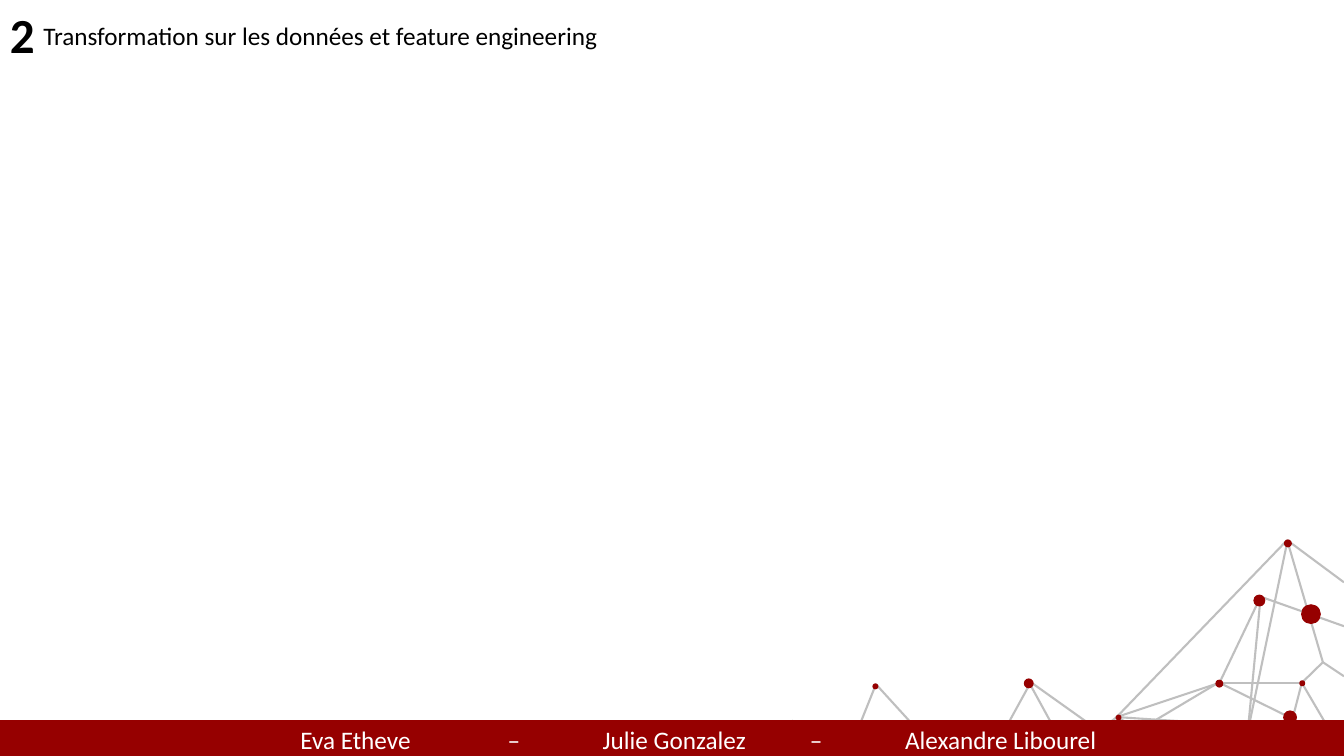
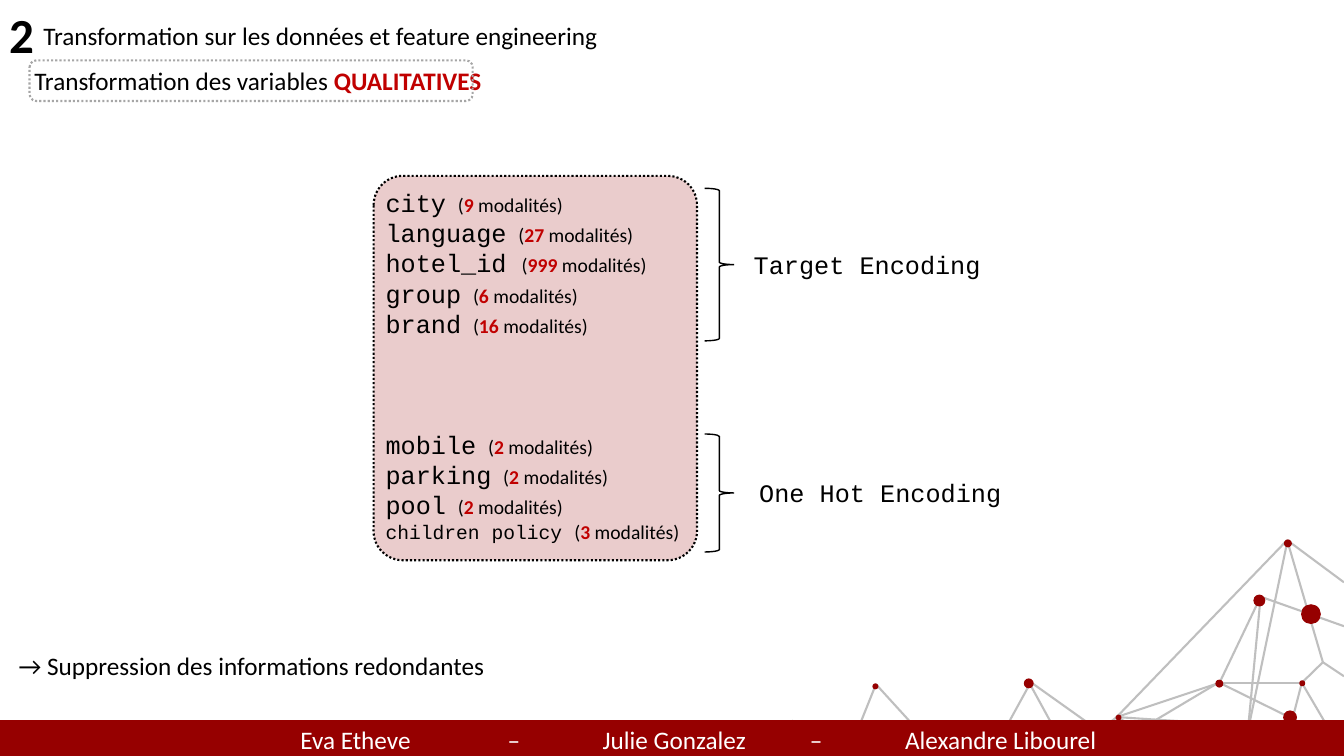
Before and after one commit to julie743/defi_IA, a slide deck: slide 6 of slides.pptx (slide 5 before the commit). Drawn at 1344x756 pixels with LibreOffice and Linux fonts; fonts in the diff are those of the drawing. Boxes give left, top, right and bottom in pixels: in the first picture for what was removed or moved away, otherwise in the second. Text is boxed around its words. In the diff, an @@ line names an element or a change of style, - is before the commit and + after.

Commit message:
slides

```diff
--- a/slides.pptx
+++ b/slides.pptx
@@ rounded rectangle added at box(29, 60, 473, 101), outline #A6A6A6 1.5 pt dashed @@
@@ text added at box(34, 71, 482, 97), 18 pt, text #000000 @@
+Transformation des variables QUALITATIVES
@@ rounded rectangle added at box(374, 175, 698, 560), fill #960000 at 20% opacity, outline #000000 1.5 pt dashed @@
@@ text added at box(386, 193, 680, 543), 14 pt, text #000000 @@
+city (9 modalités)
+language (27 modalités)
+hotel_id (999 modalités)
+group (6 modalités)
+brand (16 modalités)
+mobile (2 modalités)
+parking (2 modalités)
+pool (2 modalités)
+children policy (3 modalités)
@@ right brace added at box(705, 189, 734, 341), outline #000000 1 pt @@
@@ text added at box(754, 255, 981, 280), 18 pt, text #000000 @@
+Target Encoding
@@ right brace added at box(705, 435, 734, 553), outline #000000 1 pt @@
@@ text added at box(759, 484, 1001, 508), 18 pt, text #000000 @@
+One Hot Encoding
@@ text added at box(47, 657, 484, 679), 18 pt, text #000000 @@
+→ Suppression des informations redondantes
```
Also in this commit, not shown: 5 other slides changed, 6 slides added, 1 other file.
